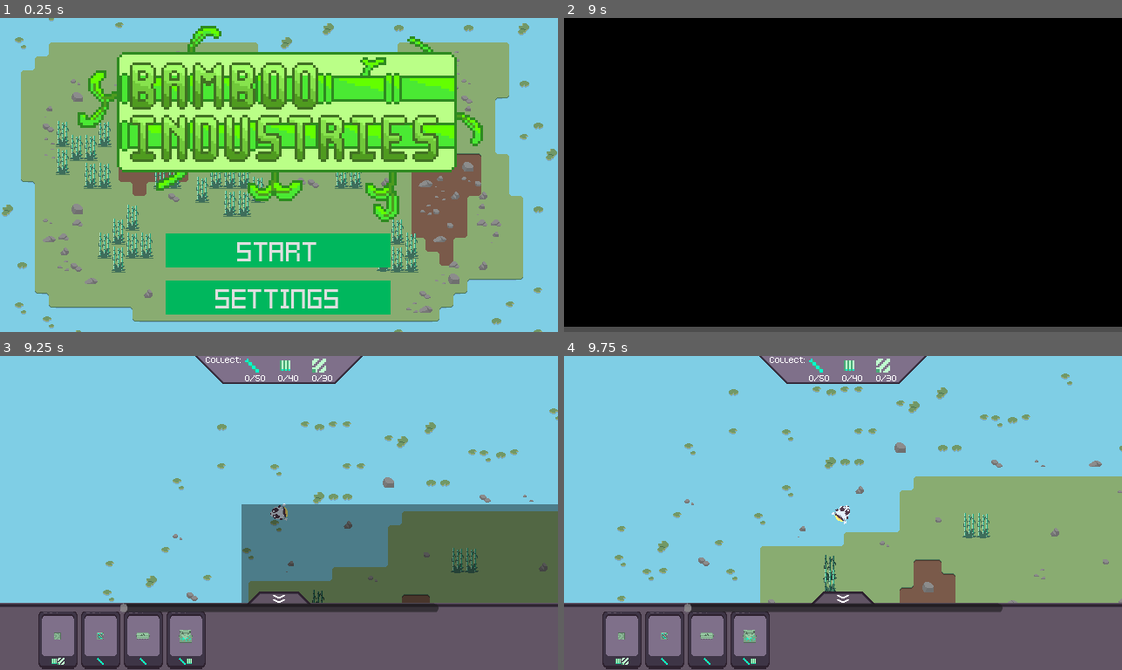
Above: before the commit, frames 1-4 (two rows, left to right).
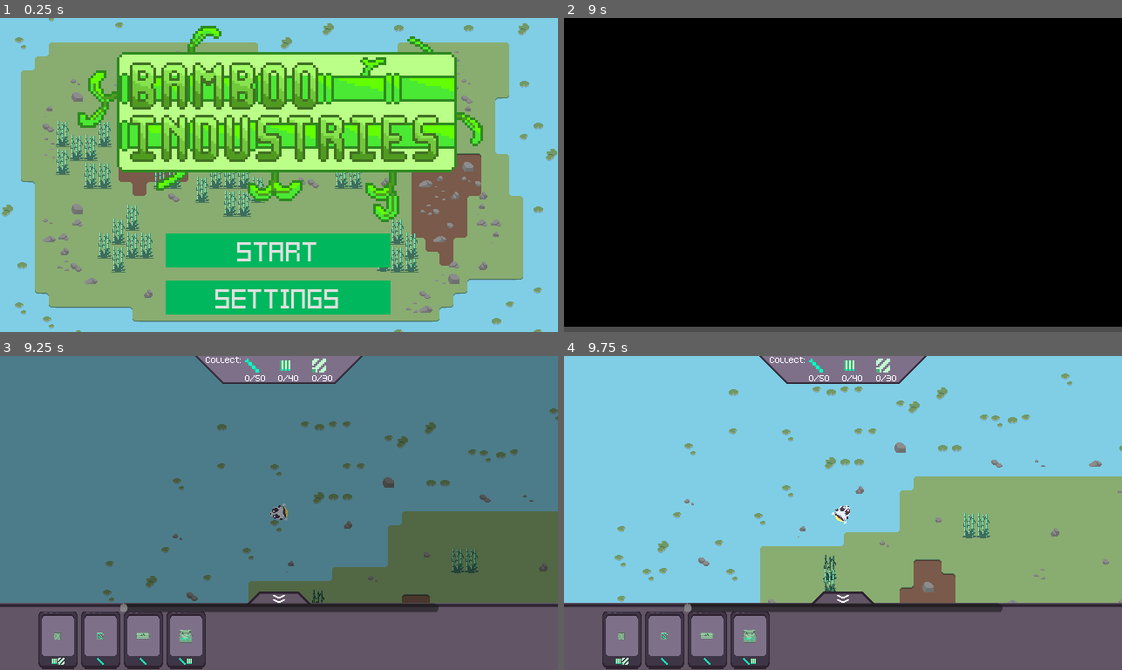
Above: after the commit, the same moments.

Repository: Hyper-Burner/GMTK-Game-Jam-2024
Game: Godot game, scene res://Menu_Scenes/Scenes/menu.tscn
Two runs of this game, one before a commit and one after it. Both use one fixed random seed, a clock stepped at 60 frames per second and the inputs below.
Inputs (mouse positions are in pixels of both pictures, inside the frame that each line leads up to):
- Up to frame 1 (0.25 s): no input
- Up to frame 2 (9 s): click "Start" at 0.5 s; move the mouse to (965, 159) at 1.27 s; press the mouse at (965, 159) at 1.28 s; hold D (right) 1.28-2 s; release the mouse at (965, 159) at 2 s; click (843, 275) at 2 s; tap Enter at 2.75, 7.25 s; move the mouse to (731, 190) at 2.77 s; hold S (down) 2.78-3.53 s; right-click (731, 190) at 2.85 s; move the mouse to (898, 105) at 3.52 s; hold D (right) 3.53-4.28 s; tap R (rotate) at 3.6, 5.85, 8.1 s; move the mouse to (815, 237) at 4.27 s; hold W (up) 4.28-5.03 s; click (815, 237) at 4.35 s; move the mouse to (1010, 222) at 5.02 s; hold Right mouse button (right_click) 5.03-5.78 s; hold A (left) 5.03-6.53 s; move the mouse to (675, 127) at 5.77 s; tap Space at 6.5, 8.75 s; move the mouse to (870, 175) at 6.52 s; press the mouse at (870, 175) at 6.53 s; hold S (down) 6.53-7.28 s; move the mouse to (759, 96) at 7.27 s; release the mouse at (759, 96) at 7.28 s; hold D (right) 7.28-8.03 s; right-click (759, 96) at 7.35 s; move the mouse to (965, 159) at 8.02 s; hold W (up) 8.03-8.78 s; move the mouse to (731, 190) at 8.77 s; hold D (right) from 8.78 s (still down); click (731, 190) at 8.85 s
- Up to frame 3 (9.25 s): keep holding D (right)
- Up to frame 4 (9.75 s): move the mouse to (898, 443) at 9.52 s; release D (right) at 9.53 s; hold S (down) from 9.53 s (still down); hold Right mouse button (right_click) from 9.53 s (still down)

Frames 1-2 are identical in both runs. In frame 3, 59% of the frame differs, in the area x 0-100%, y 0-79%; in frame 4, nothing differs.

Commit message:
Repositioned out of place box

Diff:
--- a/Menu_Scenes/Scenes/fade_in.tscn
+++ b/Menu_Scenes/Scenes/fade_in.tscn
@@ -5,6 +5,7 @@
 
 [node name="FadeIn" type="Sprite2D"]
 z_index = 5
-scale = Vector2(1548.5, 908.5)
+position = Vector2(-831, -524)
+scale = Vector2(1670, 1047)
 texture = ExtResource("1_vl4bd")
 script = ExtResource("1_0wn8h")
--- a/TextFile/settings.json
+++ b/TextFile/settings.json
@@ -1 +1 @@
-{"settings":[{"audio":false}]}
+{"settings":[{"audio":true}]}
